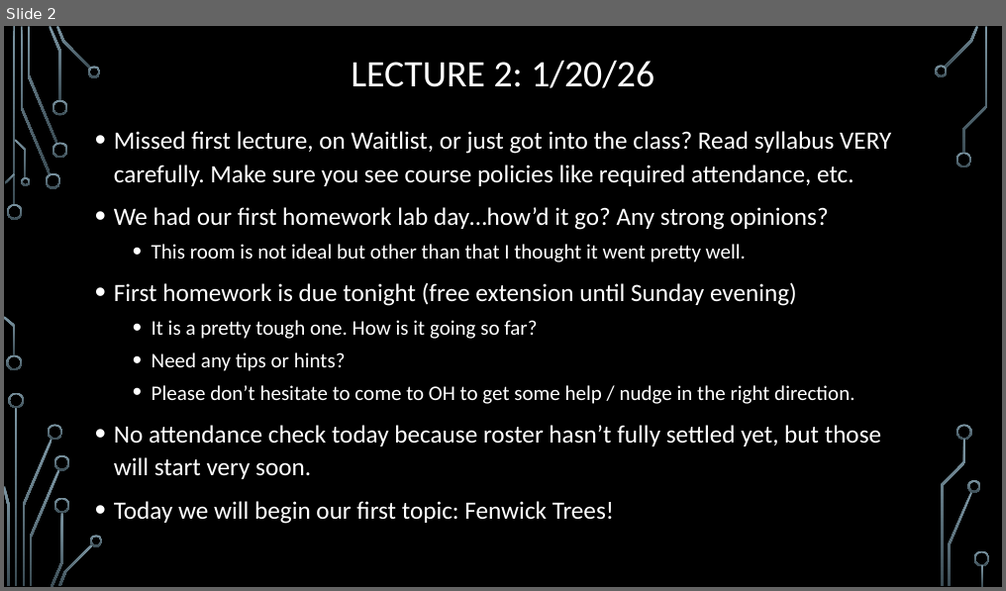
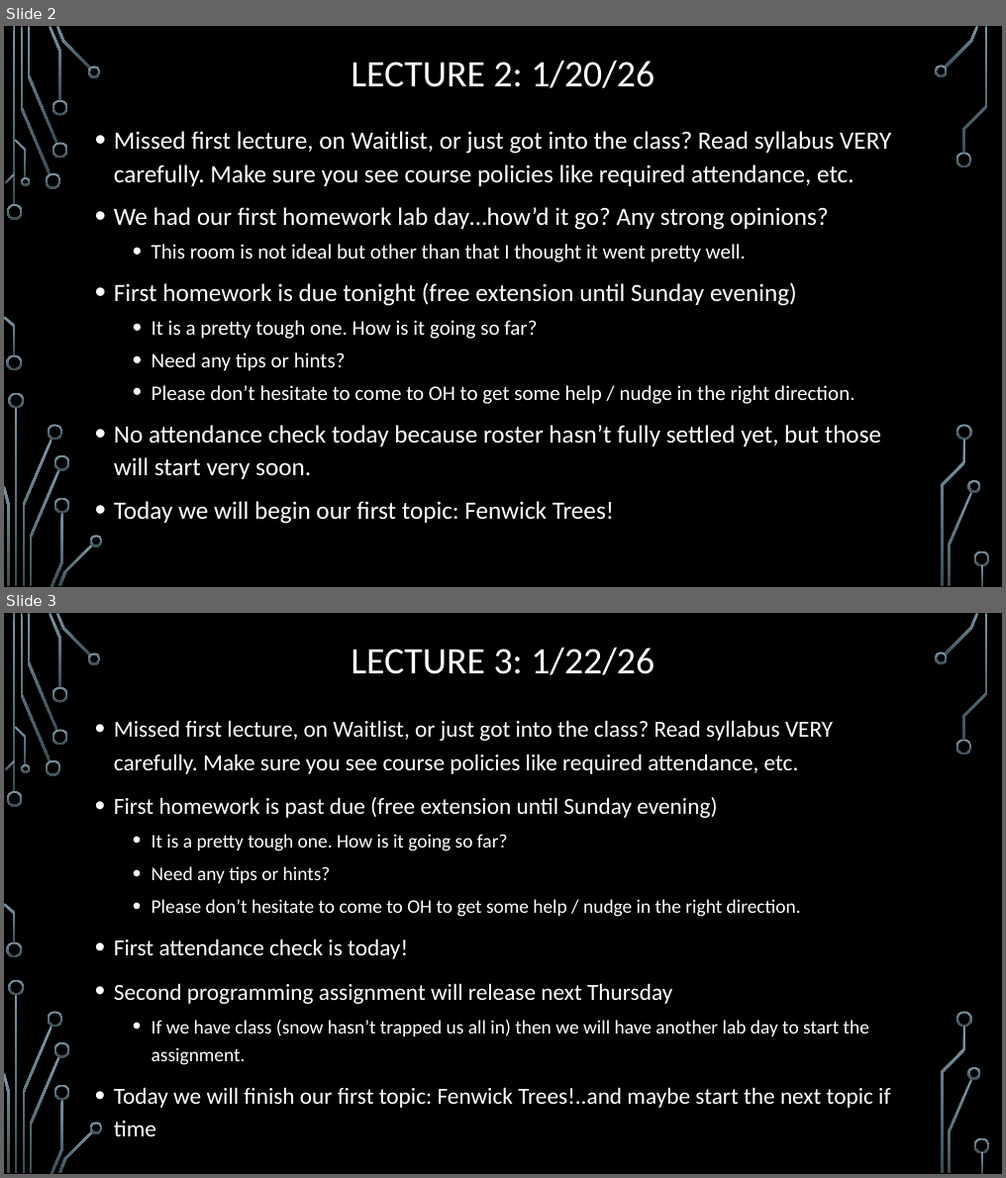
Before and after one commit to markfloryan/advAlgo, a slide deck: slides/00-DailyAnnouncements.pptx. Shown one above the other, each under a label of ours: slide 2 before the commit, slides 2 and 3 after it. The pictures are 1006x591 and 1006x1178 pixels, drawn with LibreOffice and Linux fonts; fonts in the diff are those of the drawing; background and template pictures are left out. Boxes give left, top, right and bottom in pixels: in the first picture for what was removed or moved away, otherwise in the second. Text is boxed around its words. In the diff, an @@ line names an element or a change of style, - is before the commit and + after.

```diff
--- a/slides/00-DailyAnnouncements.pptx
+++ b/slides/00-DailyAnnouncements.pptx
@@ slide 3 added at (4,613,1002,1174), background picture (left out); not listed: 36 template elements that a slide beside it also shows @@
@@ title added at (350,647,654,675), 36 pt, text #FFFFFF @@
+LECTURE 3: 1/22/26
@@ text added at (114,720,890,1137), 22.2 pt, text #FFFFFF @@
+• Missed first lecture, on Waitlist, or just got into the class? Read syllabus VERY carefully. Make sure you see course policies like required attendance, etc.
+• First homework is past due (free extension until Sunday evening)
+  • It is a pretty tough one. How is it going so far?
+  • Need any tips or hints?
+  • Please don’t hesitate to come to OH to get some help / nudge in the right direction.
+• First attendance check is today!
+• Second programming assignment will release next Thursday
+  • If we have class (snow hasn’t trapped us all in) then we will have another lab day to start the assignment.
+• Today we will finish our first topic: Fenwick Trees!..and maybe start the next topic if time
```
Also in this commit, not shown: 3 other files.
